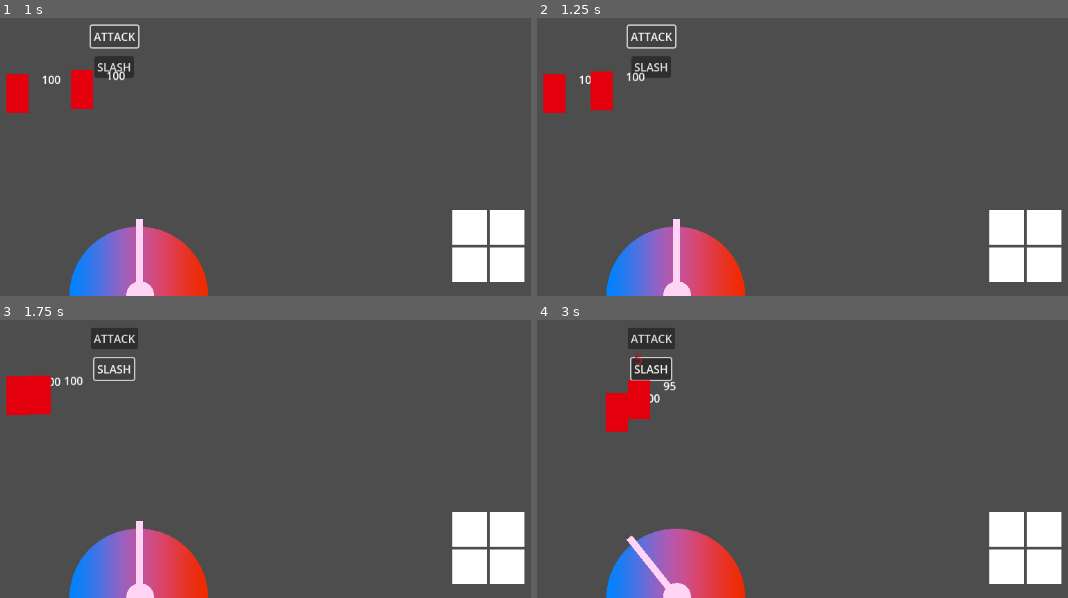
Above: before the commit, frames 1-4 (two rows, left to right).
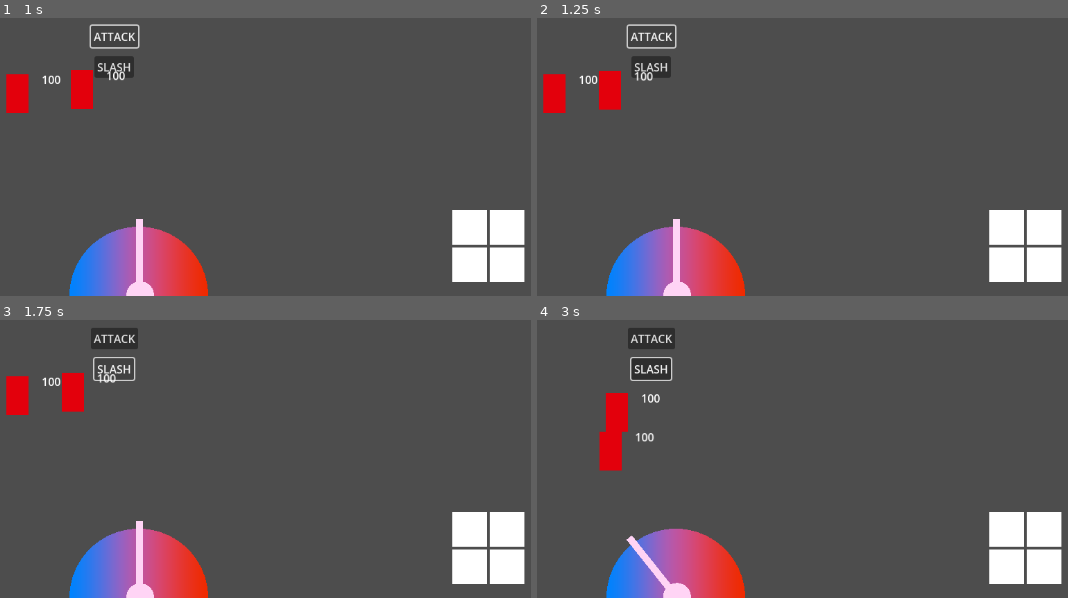
Above: after the commit, the same moments.

Repository: sstrac/androillusion
Game: Godot game, scene res://test.tscn
Same seed, same stepped clock (60 frames per second), same inputs: the game is played once before the commit and once after it.
Inputs (mouse positions are in pixels of both pictures, inside the frame that each line leads up to):
- Up to frame 1 (1 s): click "ATTACK" at 0.5 s
- Up to frame 2 (1.25 s): no input
- Up to frame 3 (1.75 s): click "SLASH" at 1.25 s
- Up to frame 4 (3 s): tap Enter at 2 s; move the mouse to (850, 350) at 2.02 s; press the mouse at (850, 350) at 2.03 s; hold D (right) 2.03-2.78 s; move the mouse to (outside the picture) at 2.77 s; release the mouse at (outside the picture) at 2.78 s; hold S (down) from 2.78 s (still down); right-click (outside the picture) at 2.85 s

Frame 1 is identical in both runs. In frame 2, 0.6% of the frame differs, in the area x 9-22%, y 19-34%; in frame 3, 1.3%; in frame 4, 1.4%, in the area x 11-27%, y 11-55%.

Commit message:
android still state. Remove collision masks from characters to stop them from colliding

Diff:
--- a/character/android.tscn
+++ b/character/android.tscn
@@ -50,6 +50,7 @@
 size = Vector2(32, 56)
 
 [node name="Android" type="CharacterBody2D" node_paths=PackedStringArray("movement_comp")]
+collision_mask = 0
 script = ExtResource("1_5c76c")
 movement_comp = NodePath("AndroidMovementComponent")
 
--- a/character/character.gd
+++ b/character/character.gd
@@ -28,7 +28,7 @@
 	movement_comp.process(delta)
 
 
-# Used by state
+### Used only by state ###
 func follow(pos, delta, speed=100):
 	global_position = global_position.move_toward(pos, delta * speed)
 	move_and_slide()
--- a/character/character.tscn
+++ b/character/character.tscn
@@ -49,6 +49,7 @@
 size = Vector2(32, 56)
 
 [node name="Character" type="CharacterBody2D"]
+collision_mask = 0
 script = ExtResource("1_dlfmj")
 
 [node name="DamageFeedbackComponent" parent="." node_paths=PackedStringArray("health_comp") instance=ExtResource("2_m6d78")]
--- a/character/player.tscn
+++ b/character/player.tscn
@@ -50,6 +50,7 @@
 size = Vector2(32, 56)
 
 [node name="Player" type="CharacterBody2D" node_paths=PackedStringArray("movement_comp")]
+collision_mask = 0
 script = ExtResource("1_2qf3b")
 movement_comp = NodePath("PlayerMovementComponent")
 
--- a/movement_component/android_movement/android_approach.gd
+++ b/movement_component/android_movement/android_approach.gd
@@ -2,6 +2,10 @@
 
 class_name AndroidApproach
 
+const CLOSE_RANGE = 80
 
 func process(character, delta):
-	character.follow(target.global_position, delta)
+	if character.global_position.distance_to(target.global_position) > CLOSE_RANGE:
+		character.follow(target.global_position, delta)
+	else:
+		character.movement_comp.state = AndroidStill.new(character)
--- a/movement_component/android_movement/android_movement_component.gd
+++ b/movement_component/android_movement/android_movement_component.gd
@@ -1,7 +1,8 @@
 extends MovementComponent
 
 
-@onready var timer_change_direction = get_node("Timer")
+@onready var timer_change_direction = get_node("ChangeDirectionTimer")
+@onready var still_timer = get_node("StillTimer")
 
 
 func _ready():
--- a/movement_component/android_movement/android_movement_component.tscn
+++ b/movement_component/android_movement/android_movement_component.tscn
@@ -5,5 +5,7 @@
 [node name="AndroidMovementComponent" type="Node"]
 script = ExtResource("1_oe1kp")
 
-[node name="Timer" type="Timer" parent="."]
+[node name="ChangeDirectionTimer" type="Timer" parent="."]
 wait_time = 2.0
+
+[node name="StillTimer" type="Timer" parent="."]
--- /dev/null
+++ b/movement_component/android_movement/android_still.gd
@@ -0,0 +1,11 @@
+extends MovementState
+
+class_name AndroidStill
+
+func _init(character):
+	character.movement_comp.still_timer.timeout.connect(_on_still_timer_timeout.bind(character))
+	character.movement_comp.still_timer.start()
+
+
+func _on_still_timer_timeout(character):
+	character.movement_comp.state = AndroidIdle.new(character)
